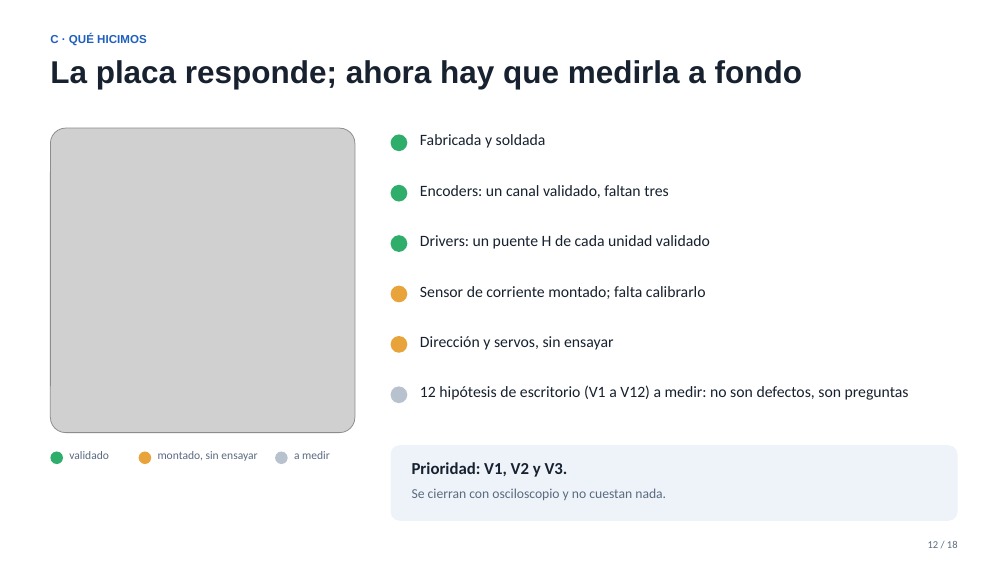
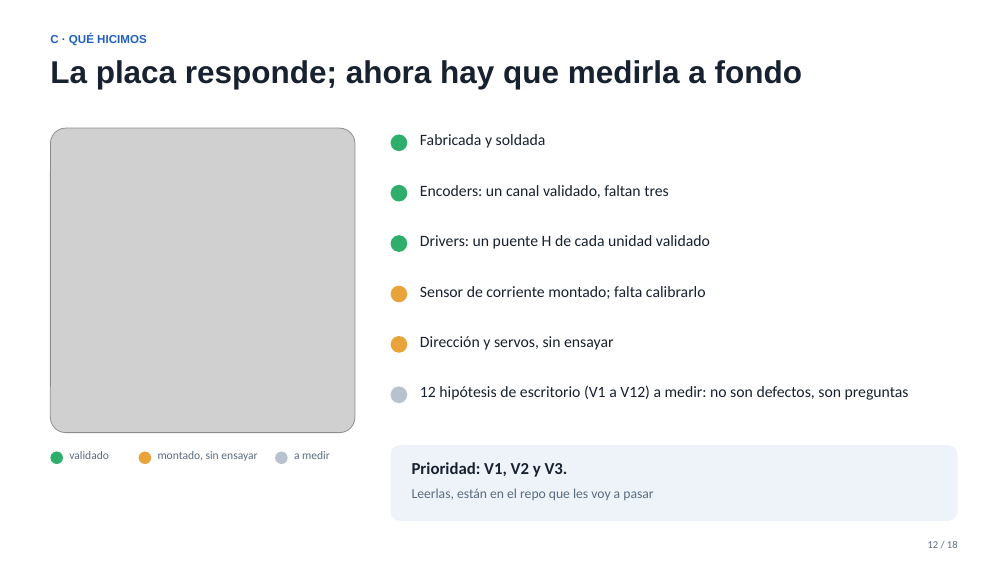
Before and after one commit to Matyy38/erc-rover-EyP, a slide deck: slide 12 of audiovisual-presentacion/presentacion-ingreso-EyP-2026-09.pptx. Drawn at 1008x567 pixels with LibreOffice and Linux fonts; fonts in the diff are those of the drawing; grey boxes stand for pictures. Boxes give left, top, right and bottom in pixels: in the first picture for what was removed or moved away, otherwise in the second. Text is boxed around its words. In the diff, an @@ line names an element or a change of style, - is before the commit and + after.

```diff
--- a/audiovisual-presentacion/presentacion-ingreso-EyP-2026-09.pptx
+++ b/audiovisual-presentacion/presentacion-ingreso-EyP-2026-09.pptx
@@ text at box(412, 488, 653, 500): text changed @@
-Se cierran con osciloscopio y no cuestan nada.
+Leerlas, están en el repo que les voy a pasar
```
Also in this commit, not shown: 11 other slides changed, 1 slide removed, 3 other files.
